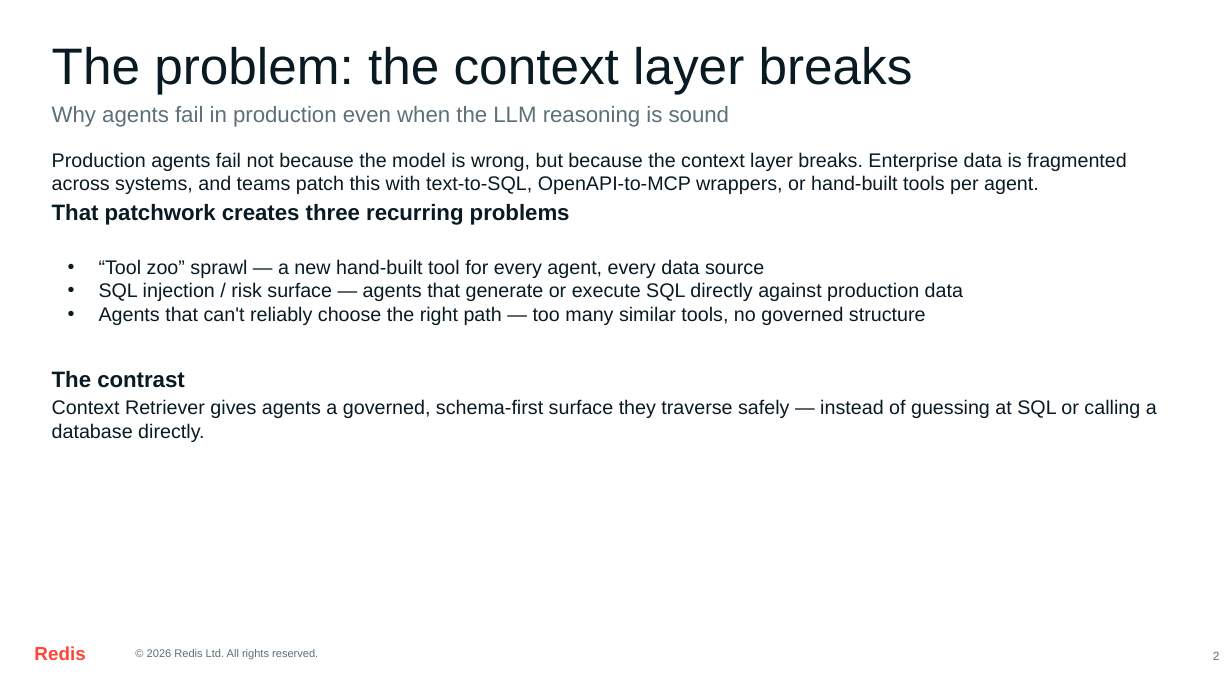
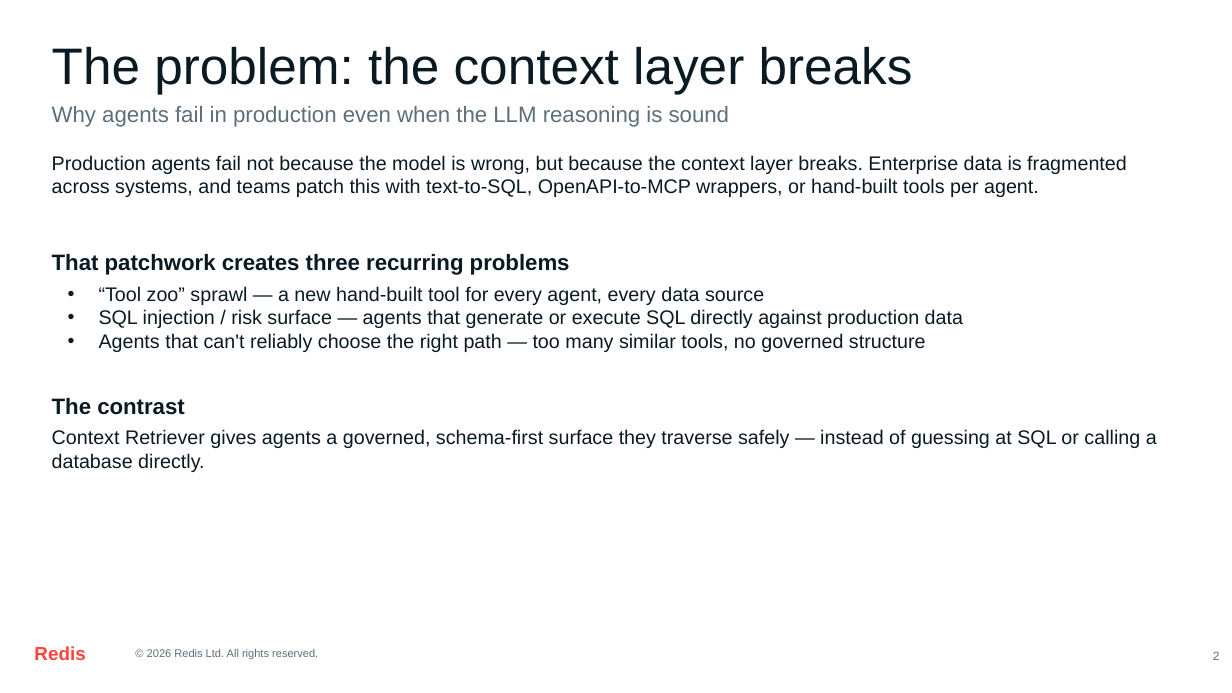
Before and after one commit to amitmknit/context-retriever-payment-failure-demo, a slide deck: slide 2 of Context-Retriever-Payment-Failure-Demo.pptx. Drawn at 1232x693 pixels with LibreOffice and Linux fonts; fonts in the diff are those of the drawing. Boxes give left, top, right and bottom in pixels: in the first picture for what was removed or moved away, otherwise in the second. Text is boxed around its words. In the diff, an @@ line names an element or a change of style, - is before the commit and + after.

```diff
--- a/Context-Retriever-Payment-Failure-Demo.pptx
+++ b/Context-Retriever-Payment-Failure-Demo.pptx
@@ text "That patchwork creates three recurring ...": place and size @@
-text "That patchwork creates three recurring ..." at box(52, 204, 570, 225)
+text "That patchwork creates three recurring ..." at box(52, 254, 570, 275)
@@ vertical alignment middle to top in 3 elements at box(52, 155, 1127, 197), box(52, 429, 1157, 472), box(99, 286, 963, 352) @@
@@ text "“Tool zoo” sprawl — a ...": place and size @@
-text "“Tool zoo” sprawl — a ..." at box(99, 259, 963, 325)
+text "“Tool zoo” sprawl — a ..." at box(99, 286, 963, 352)
@@ text "The contrast": place and size @@
-text "The contrast" at box(52, 371, 185, 388)
+text "The contrast" at box(52, 398, 185, 415)
@@ text "Context Retriever gives agents a ...": place and size @@
-text "Context Retriever gives agents a ..." at box(52, 399, 1157, 442)
+text "Context Retriever gives agents a ..." at box(52, 429, 1157, 472)
```
Also in this commit, not shown: 15 other slides changed, 10 slides added, 1 slide removed, 4 other files.
